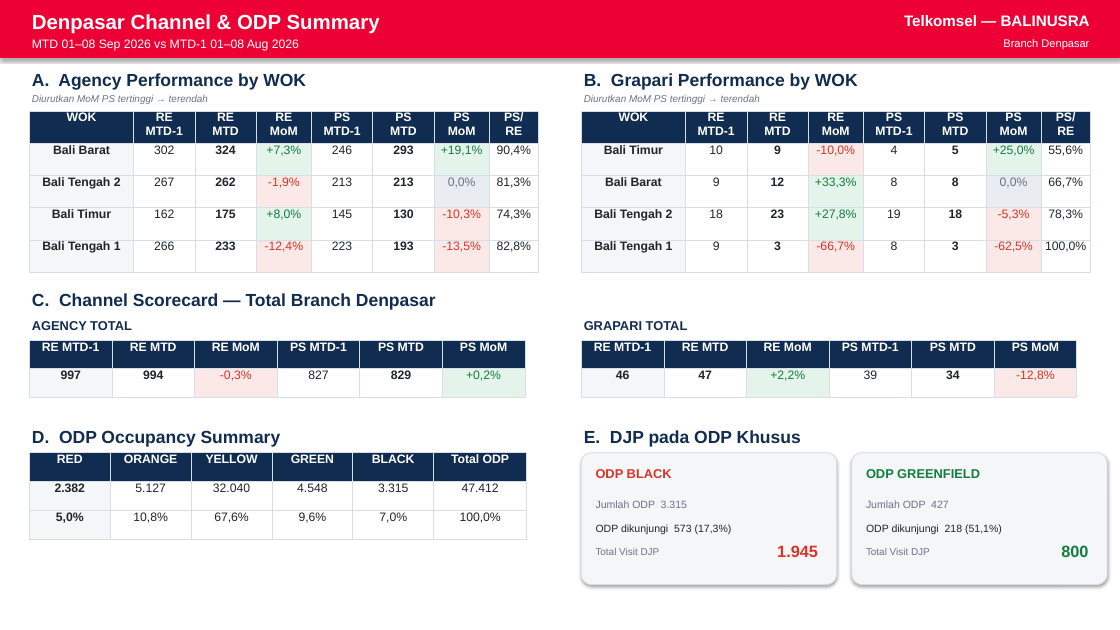
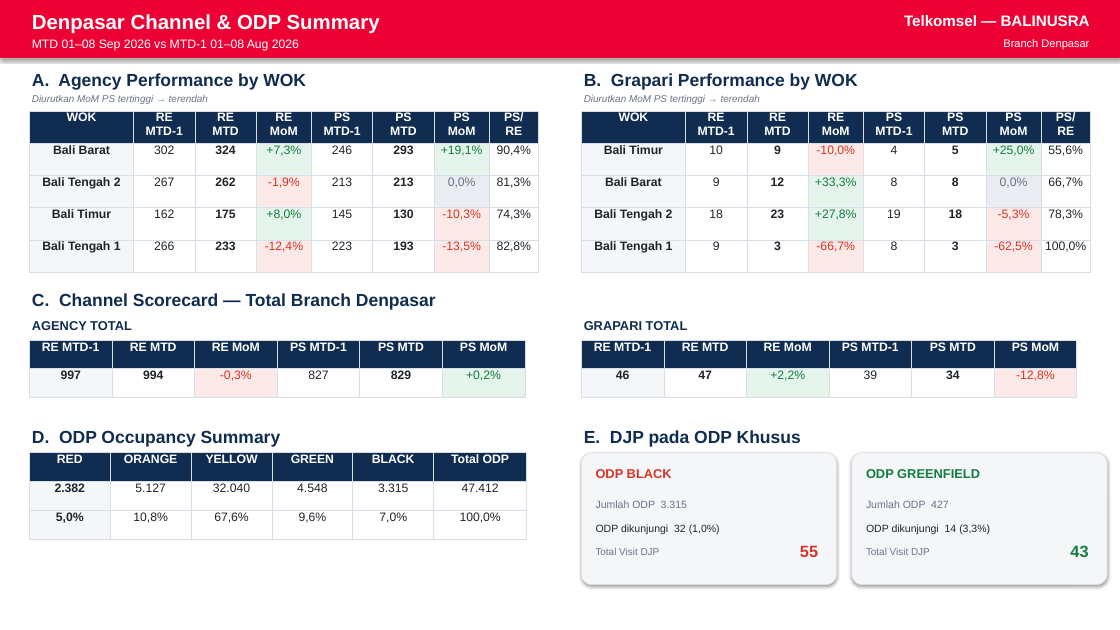
Before and after one commit to linktreehhbalnus-eng/wow_balnus, a slide deck: slide 4 of reports/BRANCH_DENPASAR_PERFORMANCE_SUMMARY_20260908_INARA.pptx. Drawn at 1120x630 pixels with LibreOffice and Linux fonts; fonts in the diff are those of the drawing. Boxes give left, top, right and bottom in pixels: in the first picture for what was removed or moved away, otherwise in the second. Text is boxed around its words. In the diff, an @@ line names an element or a change of style, - is before the commit and + after.

```diff
--- a/reports/BRANCH_DENPASAR_PERFORMANCE_SUMMARY_20260908_INARA.pptx
+++ b/reports/BRANCH_DENPASAR_PERFORMANCE_SUMMARY_20260908_INARA.pptx
@@ text at (596, 524, 720, 534): text changed @@
-ODP dikunjungi 573 (17,3%)
+ODP dikunjungi 32 (1,0%)
@@ text at (866, 524, 990, 534): text changed @@
-ODP dikunjungi 218 (51,1%)
+ODP dikunjungi 14 (3,3%)
@@ text at (800, 546, 818, 557): text changed @@
-1.945
+55
@@ text at (1070, 545, 1088, 557): text changed @@
-800
+43
```
Also in this commit, not shown: 3 other slides changed, 12 other files.
